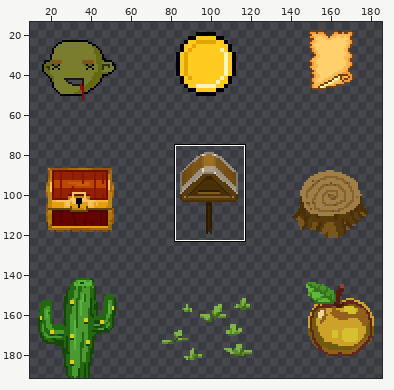
Sprite sheet, stored at Assets/Creator Kit - RPG/Art/Sprites/Environment/Items.png. The picture above shows the old version from afar; the outline marks the close-up.
Close-up. As it was:
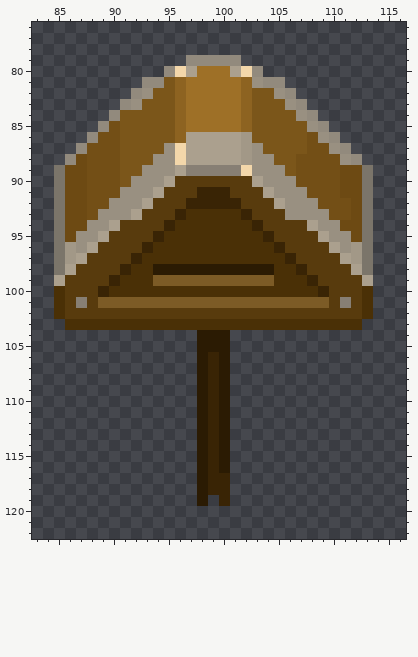
The file is 192x192 pixels. Colours within 5 levels of each other are drawn and written as one. Shown: x 83..116, y 76..122. The wide view leaves out empty margins.
The result:
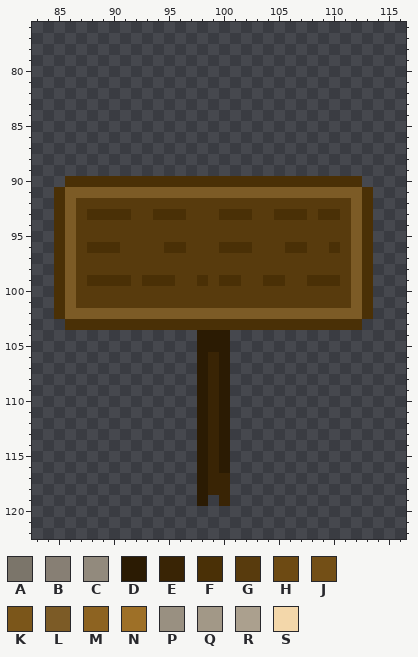
Palette (. is transparent): A #7b756a  B #877f74  C #928a7d  D #2b1b03  E #392405  F #4a3006  G #583b0d  H #6d4a13  J #734f16  K #7b561a  L #7c5b26  M #8d6321  N #9e7027  P #999081  Q #a29887  R #aba08e  S #f3d7aa
Changes in this commit:
y 79: x 97..101 CCCCC -> .....
y 80: x 95..103 CSRNNNRSC -> .........
y 81: x 93..105 CCKMNNNNNMPCC -> .............
y 82: x 92..106 CPKKMNNNNNMKKPC -> ...............
y 83: x 91..107 CPKKKMNNNNNMKKKPC -> .................
y 84: x 90..108 CKKKKKMNNNNNMKKKKPC -> ...................
y 85: x 89..109 CJKKKKKMNNNNNMKKKKKPC -> .....................
y 86: x 88..110 CJJKKKKKMRRRRRQKKKKKJPC -> .......................
y 87: x 87..111 CJJJKKKKPSRRRRRQPKKKKJJPC -> .........................
y 88: x 86..112 CHJJJKKKPPSRRRRRQPPKKJJJJPC -> ...........................
y 89: x 85..113 AHHJJJKKPPPRBBBBBSPPPKJJJJHHA -> .............................
y 90: x 85..113 AHHJJJKPPPRGGGGGGGRPPPJJJJHHA -> .FFFFFFFFFFFFFFFFFFFFFFFFFFF.
y 91: x 85..113 AHHJJJPPPRGGGEEEGGGRPPPJJJHHA -> FLLLLLLLLLLLLLLLLLLLLLLLLLLLF
y 92: x 85..93 AHHJJPPPR -> FLGGGGGGG; x 97..101 EEEEE -> GGGGG; x 105..113 RPPPJJJHA -> GGGGGGGLF
y 93: x 85..92 AHHJPPPR -> FLGFFFFG; x 94..99 GGEFFF -> FFFGGG; x 102 E -> F; x 105..113 GPPPPJJHA -> FFFGFFGLF
y 94: x 85..90 AHHPPR -> FLGGGG; x 95..103 EFFFFFFFE -> GGGGGGGGG; x 108..113 RPPHHA -> GGGGLF
y 95: x 85..89 AHPPR -> FLGGG; x 94..104 EFFFFFFFFFE -> GGGGGGGGGGG; x 109..113 RPPHA -> GGGLF
y 96: x 85..90 AQPRGG -> FLGFFF; x 93..94 EF -> GG; x 97..99 FFF -> GGG; x 103..107 FFEGG -> GGGFF; x 110..113 RPQA -> FGLF
y 97: x 85..87 AQR -> FLG; x 92..106 EFFFFFFFFFFFFFE -> GGGGGGGGGGGGGGG; x 111..113 RQA -> GLF
y 98: x 85..86 AR -> FL; x 91..107 EFFDDDDDDDDDDDFFE -> GGGGGGGGGGGGGGGGG; x 112..113 RA -> LF
y 99: x 85..86 RG -> FL; x 88..90 GGE -> FFF; x 92 F -> G; x 94..104 LLLLLLLLLLL -> FFGGFGFFGGF; x 106..110 FFEGG -> GGFFF; x 112..113 GR -> LF
y 100: x 86 G -> L; x 89..109 EFFFFFFFFFFFFFFFFFFFE -> GGGGGGGGGGGGGGGGGGGGG; x 112 G -> L
y 101: x 86..87 GB -> LG; x 89..109 LLLLLLLLLLLLLLLLLLLLL -> GGGGGGGGGGGGGGGGGGGGG; x 111..112 BG -> GL
y 102: x 86..112 GGGGGGGGGGGGGGGGGGGGGGGGGGG -> LLLLLLLLLLLLLLLLLLLLLLLLLLL
Where, in picture pixels (left, top, right, bottom), the same in both close-ups:
changed: (54, 55, 373, 319)
